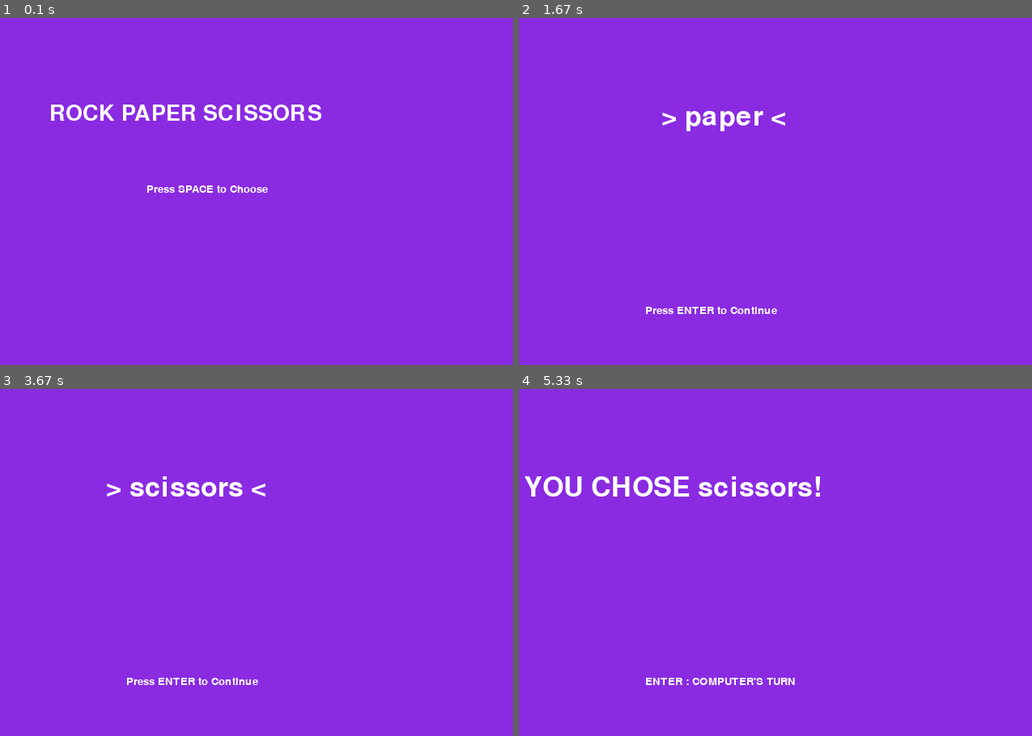
Above: before the commit, frames 1-4 (two rows, left to right).
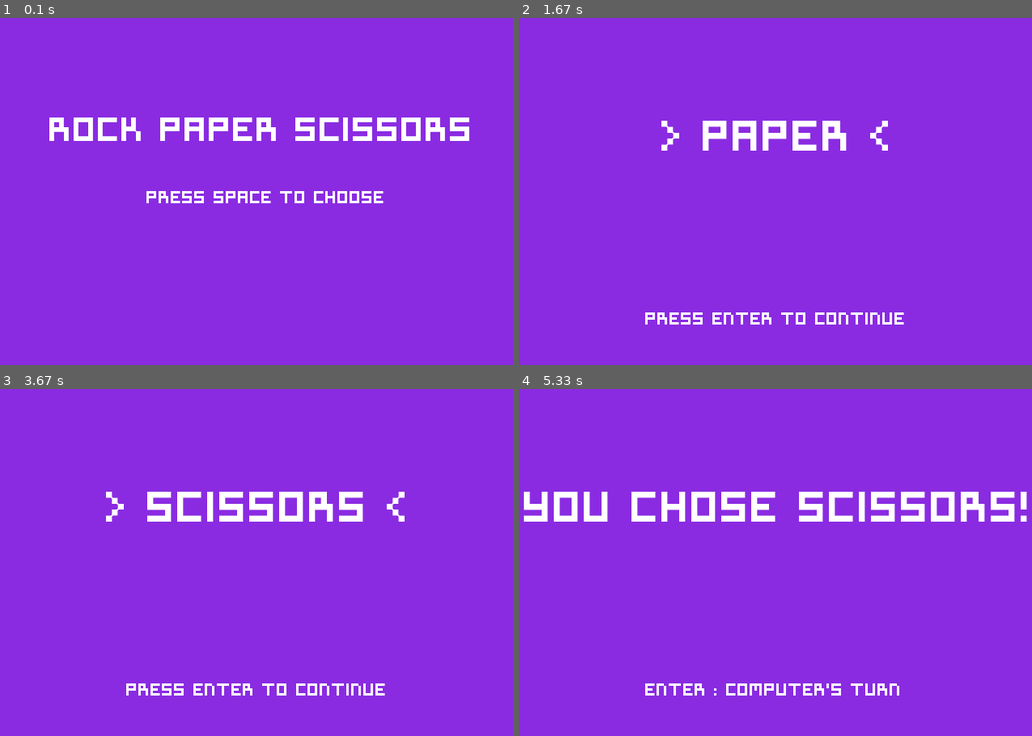
Above: after the commit, the same moments.

Repository: damahindra/My_Python_Projects
Game: pygame game, started from Interactive Python App/Rock Paper Scissors game/RockPaperScissors_Pygame.py
Two runs of this game, one before a commit and one after it. Both use one fixed random seed, a clock stepped at 60 frames per second and the inputs below.
Inputs:
- Up to frame 1 (0.1 s): no input
- Up to frame 2 (1.67 s): tap Space at 0.33 s; hold Up 0.67-1.13 s; hold Down 1.17-1.47 s; hold Up from 1.5 s (still down)
- Up to frame 3 (3.67 s): release Up at 1.87 s; hold Down 1.9-2.27 s; hold Up 2.3-2.6 s; hold Down 2.63-2.93 s; hold Up 2.97-3.33 s; hold Down from 3.37 s (still down)
- Up to frame 4 (5.33 s): release Down at 3.73 s; hold Up 3.77-4.07 s; hold Down 4.1-4.4 s; hold Up 4.43-4.8 s; hold Down 4.83-5.2 s; tap Enter at 5.23 s

The runs differ from the first frame. In frame 1, 4.7% of the frame differs, in the area x 9-92%, y 24-54%; in frame 2, 2.9%; in frame 3, 3.7%; in frame 4, 6.5%, in the area x 0-100%, y 25-89%.

Commit message:
Python_Projects

Diff:
--- a/Interactive Python App/Rock Paper Scissors game/RockPaperScissors_Pygame.py
+++ b/Interactive Python App/Rock Paper Scissors game/RockPaperScissors_Pygame.py
@@ -29,13 +29,13 @@
 
 '''
 Font Handling
-Font can be accessed in the Assets Folder
+Font can be accessed in the Fonts Folder
 '''
 white = (255, 255, 255)
 yellow = (255, 204, 55)
 
 def pixelFont(size) :
-    font = pygame.font.Font("Interactive Python App\Assets\Symtext.ttf", size)
+    font = pygame.font.Font("Interactive Python App\Rock Paper Scissors game\Fonts\Symtext.ttf", size)
     return font
 
 def write(text, font, textColor, x, y) :
Binary file added: Interactive Python App/Rock Paper Scissors game/Fonts/Symtext.ttf
